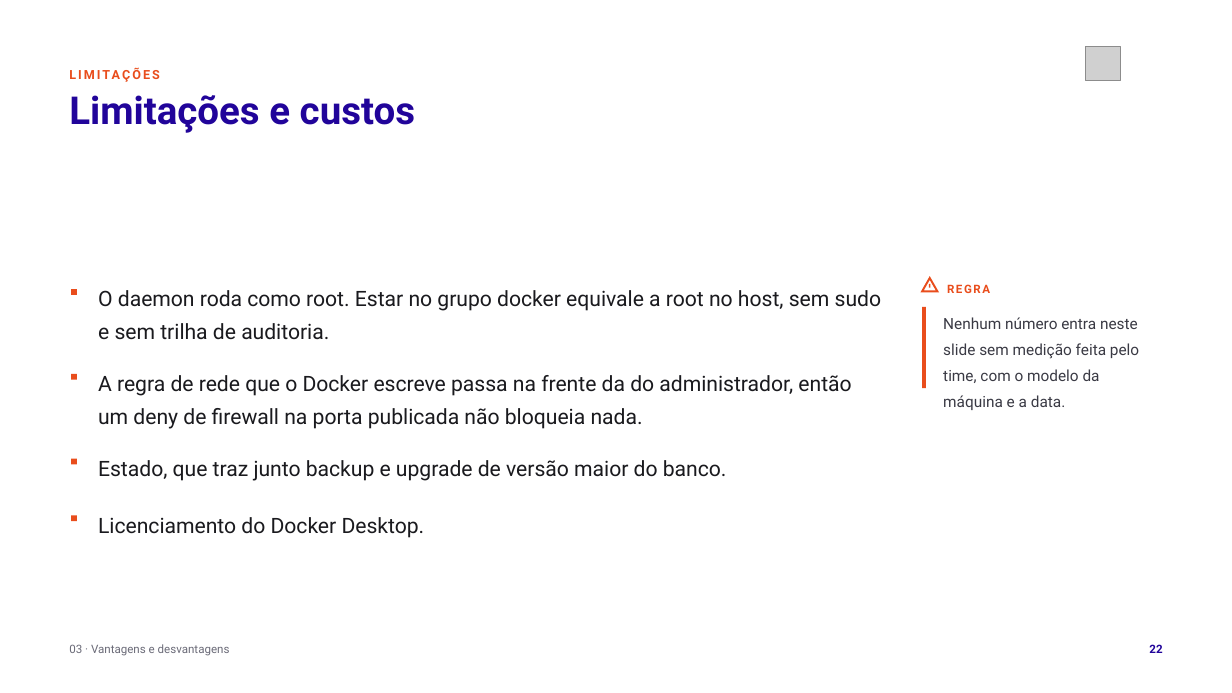
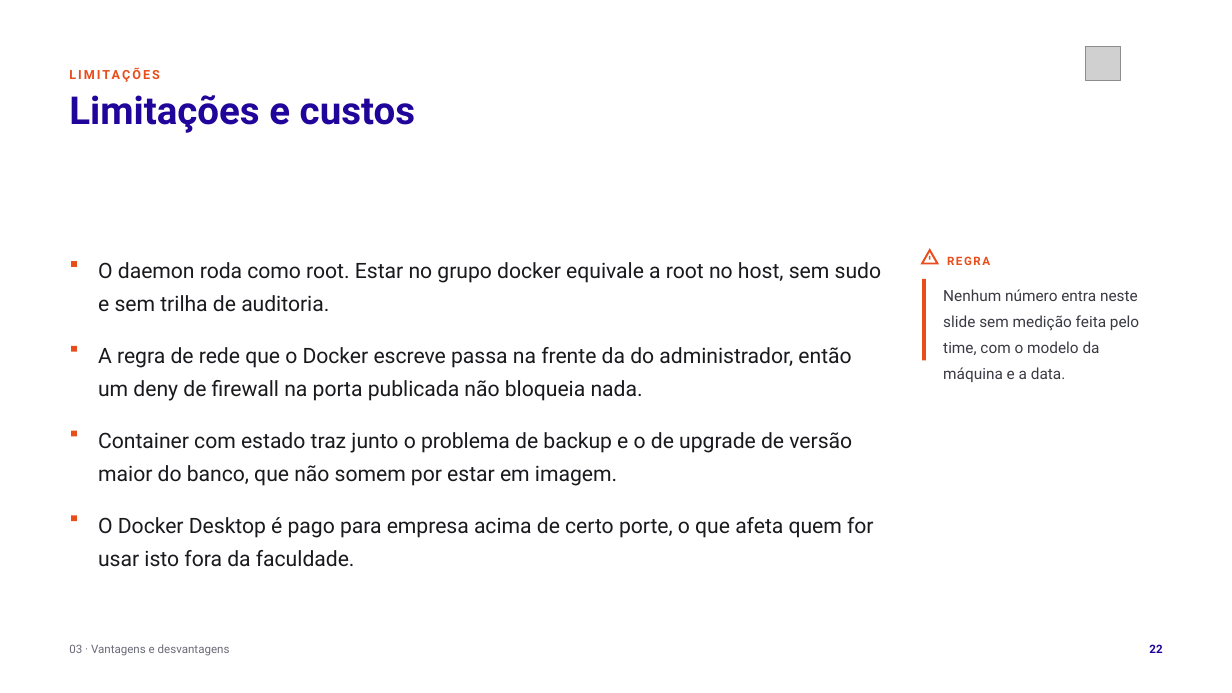
Before and after one commit to tcpassos/invite-app, a slide deck: slide 22 of trabalhos/T1-Docker-Invite-People.pptx. Drawn at 1232x693 pixels with LibreOffice and Linux fonts; fonts in the diff are those of the drawing; grey boxes stand for pictures. Boxes give left, top, right and bottom in pixels: in the first picture for what was removed or moved away, otherwise in the second. Text is boxed around its words. In the diff, an @@ line names an element or a change of style, - is before the commit and + after.

```diff
--- a/trabalhos/T1-Docker-Invite-People.pptx
+++ b/trabalhos/T1-Docker-Invite-People.pptx
@@ rectangle: place and size @@
-rectangle at (71,289,77,295)
+rectangle at (71,262,77,267)
@@ 4 texts, 3 rectangles, 1 triangle: place and size @@
-4 texts, 3 rectangles, 1 triangle at (71,278,1139,429)
+4 texts, 3 rectangles, 1 triangle at (71,250,1139,401)
@@ rectangle: place and size @@
-rectangle at (71,458,77,464)
+rectangle at (71,431,77,436)
@@ text at (98,432,852,486): text changed @@
-Estado, que traz junto backup e upgrade de versão maior do banco.
+Container com estado traz junto o problema de backup e o de upgrade de versão maior do banco, que não somem por estar em imagem.
@@ text at (98,517,874,567): text changed @@
-Licenciamento do Docker Desktop.
+O Docker Desktop é pago para empresa acima de certo porte, o que afeta quem for usar isto fora da faculdade.
```
Also in this commit, not shown: 8 other slides changed, 11 other files.
